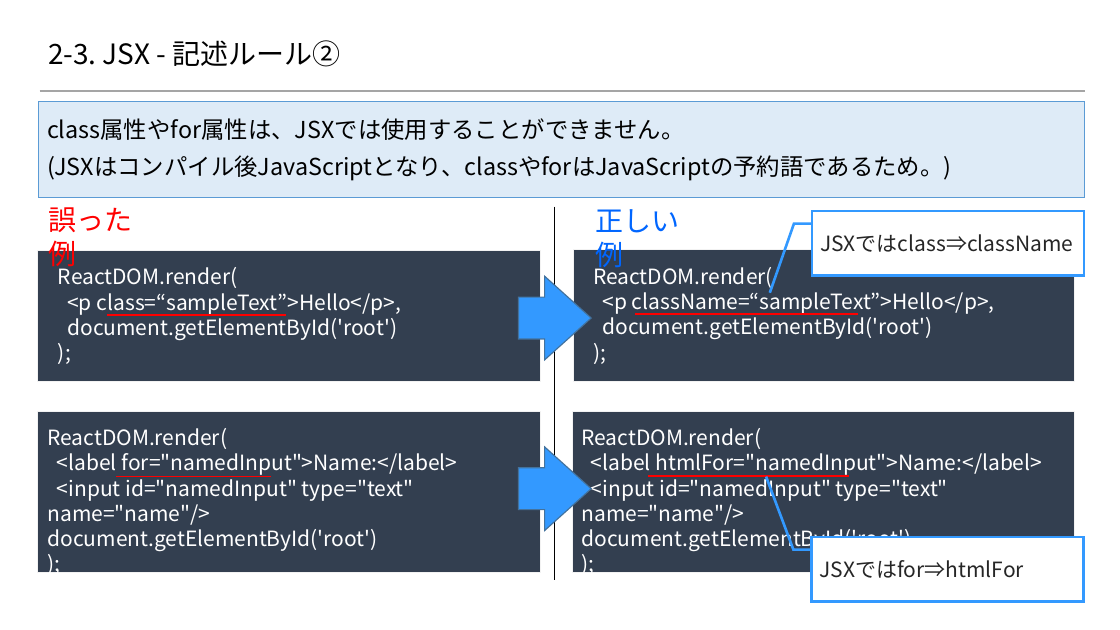
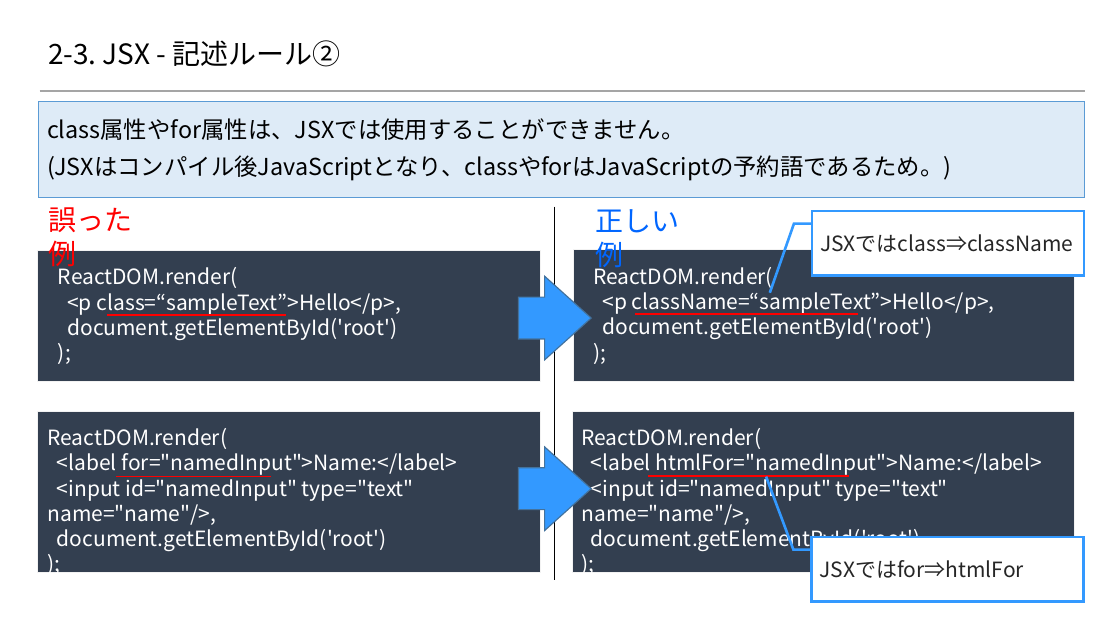
Before and after one commit to 2018SYSTEMI34/diary, a slide deck: slide 16 of doc/02_SlideShare/01.ネタ/２_Reactの基礎/Reactを用いたスマホアプリケーション開発入門 Reactの基礎編.pptx. Drawn at 1120x630 pixels with LibreOffice and Linux fonts; fonts in the diff are those of the drawing; background and template pictures are left out. Boxes give left, top, right and bottom in pixels: in the first picture for what was removed or moved away, otherwise in the second. Text is boxed around its words. In the diff, an @@ line names an element or a change of style, - is before the commit and + after.

```diff
--- a/doc/02_SlideShare/01.ネタ/２_Reactの基礎/Reactを用いたスマホアプリケーション開発入門 Reactの基礎編.pptx
+++ b/doc/02_SlideShare/01.ネタ/２_Reactの基礎/Reactを用いたスマホアプリケーション開発入門 Reactの基礎編.pptx
@@ text at (47,476,414,525): text changed @@
-<input id="namedInput" type="text" name="name"/>
+<input id="namedInput" type="text" name="name"/>,
@@ text at (582,475,948,525): text changed @@
-<input id="namedInput" type="text" name="name"/>
+<input id="namedInput" type="text" name="name"/>,
```
Also in this commit, not shown: 18 other slides changed.
